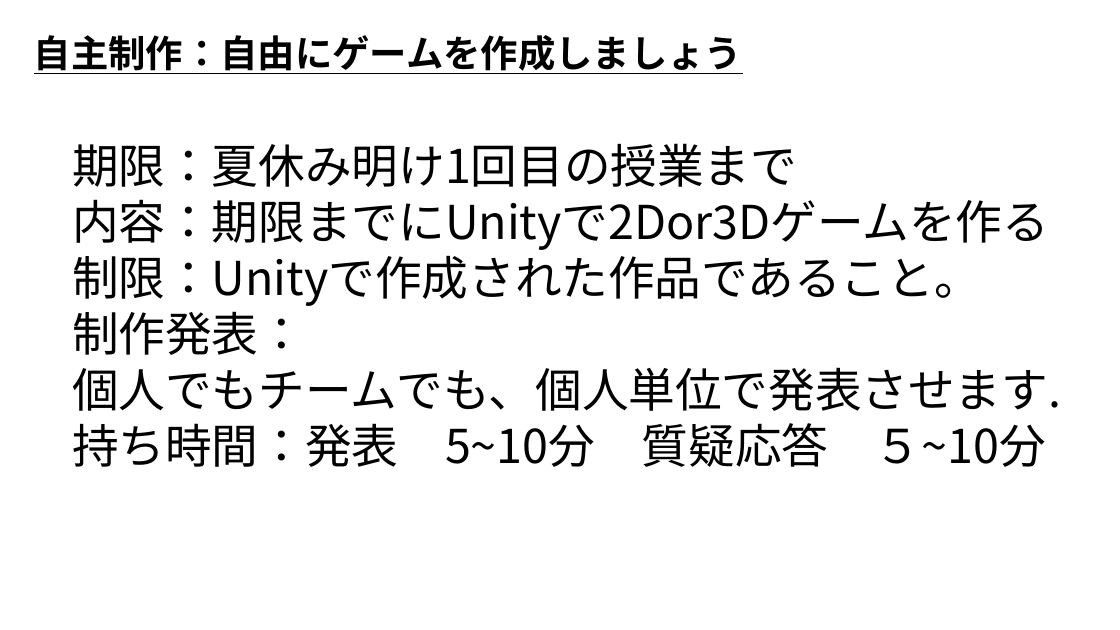
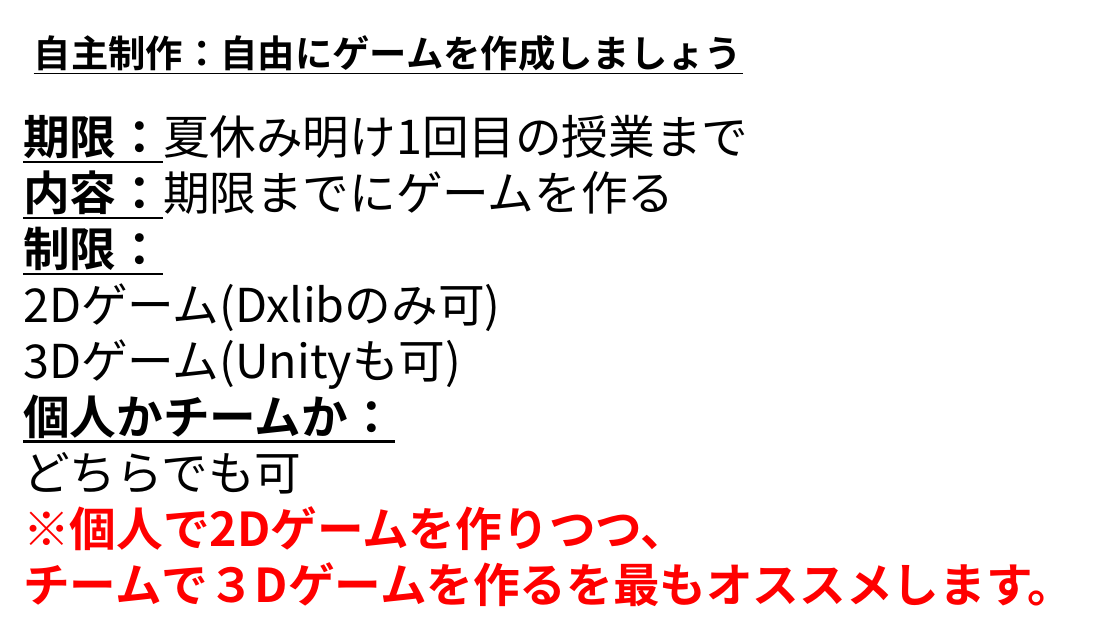
Before and after one commit to MahiroCreative/GameEngine, a slide deck: slide 2 of 1年前期夏課題.pptx. Drawn at 1120x630 pixels with LibreOffice and Linux fonts; fonts in the diff are those of the drawing. Boxes give left, top, right and bottom in pixels: in the first picture for what was removed or moved away, otherwise in the second. Text is boxed around its words. In the diff, an @@ line names an element or a change of style, - is before the commit and + after.

```diff
--- a/1年前期夏課題.pptx
+++ b/1年前期夏課題.pptx
@@ text "期限：夏休み明け1回目の授業まで": place and size @@
-text "期限：夏休み明け1回目の授業まで" at (72, 143, 1061, 467)
+text "期限：夏休み明け1回目の授業まで" at (23, 114, 1074, 607)
@@ text at (23, 114, 748, 163): bold on, underline on in "期限：夏休み明け1回目の授業まで" @@
@@ text at (23, 170, 1074, 607): text changed; bold on @@
-内容：期限までにUnityで2Dor3Dゲームを作る
-制限：Unityで作成された作品であること。
-制作発表：
-個人でもチームでも、個人単位で発表させます.
-持ち時間：発表 5~10分 質疑応答 ５~10分
+内容：期限までにゲームを作る
+制限：
+2Dゲーム(Dxlibのみ可)
+3Dゲーム(Unityも可)
+個人かチームか：
+どちらでも可
+※個人で2Dゲームを作りつつ、
+チームで３Dゲームを作るを最もオススメします。
```
Also in this commit, not shown: 4 other files.
